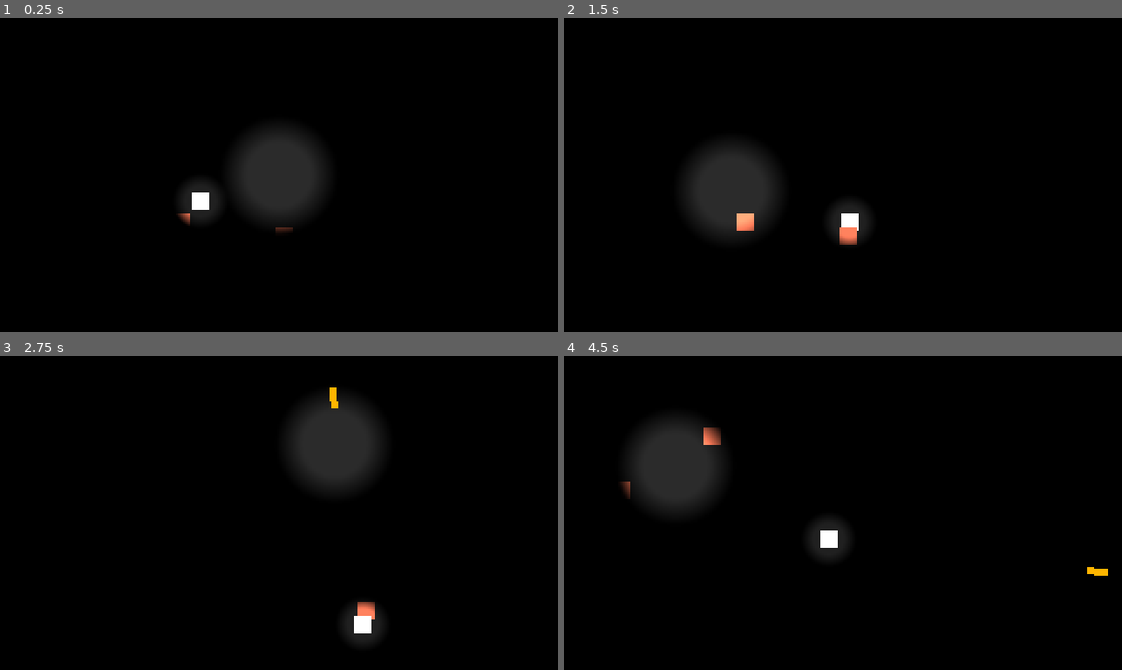
Above: before the commit, frames 1-4 (two rows, left to right).
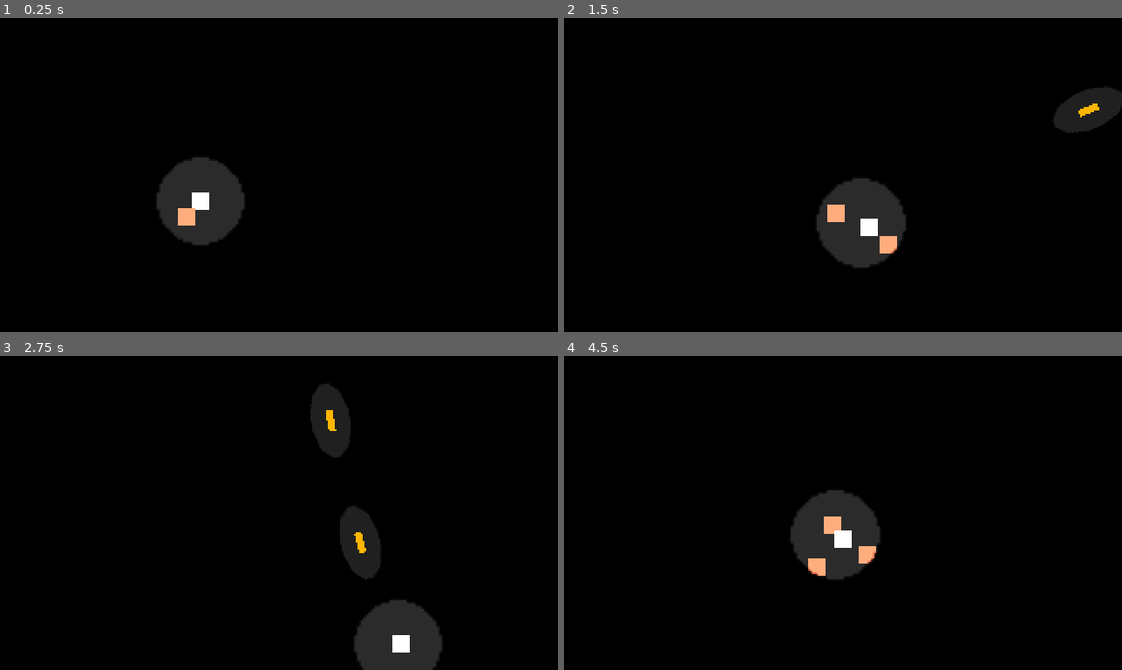
Above: after the commit, the same moments.

Repository: ThanapatrP/game-project-shooter
Game: Godot game, scene res://src/levels/test_level.tscn
Same seed, same stepped clock (60 frames per second), same inputs: the game is played once before the commit and once after it.
Inputs (mouse positions are in pixels of both pictures, inside the frame that each line leads up to):
- Up to frame 1 (0.25 s): no input
- Up to frame 2 (1.5 s): move the mouse to (965, 159) at 0.52 s; press the mouse at (965, 159) at 0.53 s; hold D (right) 0.53-1.28 s; right-click (965, 159) at 0.8 s; move the mouse to (731, 190) at 1.27 s; release the mouse at (731, 190) at 1.28 s; hold S (down) from 1.28 s (still down); right-click (731, 190) at 1.35 s
- Up to frame 3 (2.75 s): click (167, 528) at 1.55 s; move the mouse to (334, 443) at 2.02 s; release S (down) at 2.03 s; press the mouse at (334, 443) at 2.03 s; hold D (right) from 2.03 s (still down); right-click (334, 443) at 2.3 s
- Up to frame 4 (4.5 s): move the mouse to (815, 575) at 2.77 s; release D (right) at 2.78 s; release the mouse at (815, 575) at 2.78 s; hold W (up) 2.78-3.53 s; right-click (815, 575) at 2.85 s; click (815, 575) at 3.05 s; move the mouse to (1010, 560) at 3.52 s; press the mouse at (1010, 560) at 3.53 s; hold A (left) from 3.53 s (still down); right-click (1010, 560) at 3.8 s; move the mouse to (675, 465) at 4.27 s; release the mouse at (675, 465) at 4.28 s; right-click (675, 465) at 4.35 s

The runs differ from the first frame. In frame 1, 5.9% of the frame differs, in the area x 28-58%, y 36-73%; in frame 2, 7.9%, in the area x 22-100%, y 22-80%; in frame 3, 6.8%; in frame 4, 6.8%.

Commit message:
remake light mechanics

Diff:
--- a/project.godot
+++ b/project.godot
@@ -46,9 +46,14 @@
 "events": [Object(InputEventKey,"resource_local_to_scene":false,"resource_name":"","device":-1,"window_id":0,"alt_press …(192 unchanged characters)…
 ]
 }
-shoot={
+m1={
 "deadzone": 0.2,
 "events": [Object(InputEventMouseButton,"resource_local_to_scene":false,"resource_name":"","device":-1,"window_id":0,"a …(253 unchanged characters)…
+]
+}
+m2={
+"deadzone": 0.2,
+"events": [Object(InputEventMouseButton,"resource_local_to_scene":false,"resource_name":"","device":-1,"window_id":0,"alt_pressed":false,"shift_pressed":false,"ctrl_pressed":false,"meta_pressed":false,"button_mask":2,"position":Vector2(124, 9),"global_position":Vector2(133, 57),"factor":1.0,"button_index":2,"canceled":false,"pressed":true,"double_click":false,"script":null)
 ]
 }
 
--- a/src/characters/enemy/running_enemy.gd
+++ b/src/characters/enemy/running_enemy.gd
@@ -1,17 +1,33 @@
 extends CharacterBody2D
 
 
+const SPD = 20
 var hp = 100
 var flashing_t = 0.0
 
+var follow = null
+
 
 func _process(delta):
+	if follow == null:
+		if get_tree().current_scene.get_node_or_null("%Player"):
+			follow = get_tree().current_scene.get_node_or_null("%Player")
+
 	flashing_t -= delta
 
 	if flashing_t > 0.0:
 		$FlashingSpr.visible = true
 	else:
 		$FlashingSpr.visible = false
+
+
+func _physics_process(delta):
+	if follow != null:
+		velocity = global_position.direction_to(follow.global_position) * SPD
+	else:
+		velocity = Vector2.ZERO
+
+	move_and_slide()
 
 
 func hurt(damage):
--- a/src/characters/player/player.gd
+++ b/src/characters/player/player.gd
@@ -1,12 +1,13 @@
+class_name PttPlayer
 extends CharacterBody2D
 
 
-const SPD = 65.0
+const SPD = 80.0
 var p_input := Vector2.ZERO
 
-
-const DEF_LIGHT_SCALE = 2.3
-const PLAYER_LIGHT_SCALE = 2.7
+const LIGHT_RAD := 16
+const DEF_LIGHT_SCALE = 2.2
+const PLAYER_LIGHT_SCALE = 1.7
 var mouse_pos : Vector2 = Vector2.ZERO
 var mouse_rad := 0.0
 var mouse_dir : Vector2 = Vector2.ZERO
@@ -29,21 +30,28 @@
 
 	var lerp_pow = 0.5
 
-	if get_global_mouse_position().distance_to(global_position) < 32:
+	# if get_global_mouse_position().distance_to(global_position) < 32:
+	# 	$LightPivot.global_position = lerp($LightPivot.global_position, global_position, lerp_pow)
+	# 	$LightPivot.scale = lerp($LightPivot.scale, Vector2(PLAYER_LIGHT_SCALE, PLAYER_LIGHT_SCALE), lerp_pow)
+	# 	$LightPivot/PointLight2D.energy = lerp($LightPivot/PointLight2D.energy, 0.0, lerp_pow)
+
+	# 	$SelfLight.energy = lerp($SelfLight.energy, 2.0, lerp_pow)
+	# 	$SelfLight.scale = lerp($SelfLight.scale, Vector2(PLAYER_LIGHT_SCALE, PLAYER_LIGHT_SCALE), lerp_pow)
+
+	# else:
+	# 	$LightPivot.global_position = get_global_mouse_position()
+	# 	$LightPivot.scale = lerp($LightPivot.scale, Vector2(DEF_LIGHT_SCALE, DEF_LIGHT_SCALE), lerp_pow)
+	# 	$LightPivot/PointLight2D.energy = lerp($LightPivot/PointLight2D.energy, 2.0, lerp_pow)
+
+	# 	$SelfLight.energy = lerp($SelfLight.energy, 1.5, lerp_pow)
+	# 	$SelfLight.scale = lerp($SelfLight.scale, Vector2(PLAYER_LIGHT_SCALE * 0.4, PLAYER_LIGHT_SCALE * 0.4), lerp_pow)
+
+	if Input.is_action_pressed("m2"):
+		$LightPivot.global_position = lerp($LightPivot.global_position, get_global_mouse_position(), lerp_pow)
+		$LightPivot.scale = lerp($LightPivot.scale, Vector2(DEF_LIGHT_SCALE, DEF_LIGHT_SCALE), lerp_pow)
+	else:
 		$LightPivot.global_position = lerp($LightPivot.global_position, global_position, lerp_pow)
 		$LightPivot.scale = lerp($LightPivot.scale, Vector2(PLAYER_LIGHT_SCALE, PLAYER_LIGHT_SCALE), lerp_pow)
-		$LightPivot/PointLight2D.energy = lerp($LightPivot/PointLight2D.energy, 0.0, lerp_pow)
-
-		$SelfLight.energy = lerp($SelfLight.energy, 2.0, lerp_pow)
-		$SelfLight.scale = lerp($SelfLight.scale, Vector2(PLAYER_LIGHT_SCALE, PLAYER_LIGHT_SCALE), lerp_pow)
-
-	else:
-		$LightPivot.global_position = get_global_mouse_position()
-		$LightPivot.scale = lerp($LightPivot.scale, Vector2(DEF_LIGHT_SCALE, DEF_LIGHT_SCALE), lerp_pow)
-		$LightPivot/PointLight2D.energy = lerp($LightPivot/PointLight2D.energy, 2.0, lerp_pow)
-
-		$SelfLight.energy = lerp($SelfLight.energy, 1.5, lerp_pow)
-		$SelfLight.scale = lerp($SelfLight.scale, Vector2(PLAYER_LIGHT_SCALE * 0.4, PLAYER_LIGHT_SCALE * 0.4), lerp_pow)
 
 	shoot_cd -= delta
 
@@ -52,7 +60,7 @@
 
 	p_input = p_input.normalized()
 
-	if Input.is_action_pressed("shoot"):
+	if Input.is_action_pressed("m1"):
 		shoot()
 
 
--- a/src/characters/player/player.tscn
+++ b/src/characters/player/player.tscn
@@ -9,12 +9,13 @@
 radius = 2.0
 height = 10.0
 
-[sub_resource type="Gradient" id="Gradient_5c1al"]
+[sub_resource type="Gradient" id="Gradient_bxhu7"]
+interpolation_mode = 1
 offsets = PackedFloat32Array(0.37013, 0.675325)
-colors = PackedColorArray(1, 1, 1, 1, 0, 0, 0, 1)
+colors = PackedColorArray(1, 1, 1, 1, 0, 0, 0, 0)
 
 [sub_resource type="GradientTexture2D" id="GradientTexture2D_5c1al"]
-gradient = SubResource("Gradient_5c1al")
+gradient = SubResource("Gradient_bxhu7")
 width = 32
 height = 32
 fill = 1
@@ -42,6 +43,7 @@
 shape = SubResource("CapsuleShape2D_bxhu7")
 
 [node name="SelfLight" type="PointLight2D" parent="."]
+visible = false
 scale = Vector2(2.25, 2.25)
 energy = 2.0
 shadow_enabled = true
@@ -51,4 +53,5 @@
 
 [node name="PointLight2D" type="PointLight2D" parent="LightPivot"]
 energy = 2.0
+blend_mode = 2
 texture = SubResource("GradientTexture2D_5c1al")
--- a/src/levels/test_level.tscn
+++ b/src/levels/test_level.tscn
@@ -15,6 +15,7 @@
 color = Color(0.0846899, 0.0846899, 0.0846899, 1)
 
 [node name="Player" parent="." instance=ExtResource("1_1ky7t")]
+unique_name_in_owner = true
 position = Vector2(115, 105)
 
 [node name="CanvasModulate" type="CanvasModulate" parent="."]
--- a/src/object/bullets/bullet.gd
+++ b/src/object/bullets/bullet.gd
@@ -3,7 +3,7 @@
 
 const SPD = 600
 var dir = Vector2.ZERO
-var damage = 10
+var damage = 30
 
 
 func _ready() -> void:
--- a/src/object/bullets/bullet.tscn
+++ b/src/object/bullets/bullet.tscn
@@ -7,6 +7,19 @@
 
 [sub_resource type="RectangleShape2D" id="RectangleShape2D_bq0wm"]
 size = Vector2(12, 4)
+
+[sub_resource type="Gradient" id="Gradient_5c1al"]
+interpolation_mode = 1
+offsets = PackedFloat32Array(0.376623, 0.681818)
+colors = PackedColorArray(1, 1, 1, 1, 0, 0, 0, 0)
+
+[sub_resource type="GradientTexture2D" id="GradientTexture2D_ohibe"]
+gradient = SubResource("Gradient_5c1al")
+width = 32
+height = 32
+fill = 1
+fill_from = Vector2(0.5, 0.5)
+fill_to = Vector2(0, 1)
 
 [node name="Bullet" type="Area2D"]
 collision_layer = 0
@@ -23,3 +36,8 @@
 
 [node name="CollisionShape2D" type="CollisionShape2D" parent="."]
 shape = SubResource("RectangleShape2D_bq0wm")
+
+[node name="PointLight2D" type="PointLight2D" parent="."]
+scale = Vector2(1.4375, 0.75)
+energy = 1.5
+texture = SubResource("GradientTexture2D_ohibe")
Not shown: 1 places in src/object/bullets/bullet.tscn that only renumber resources
